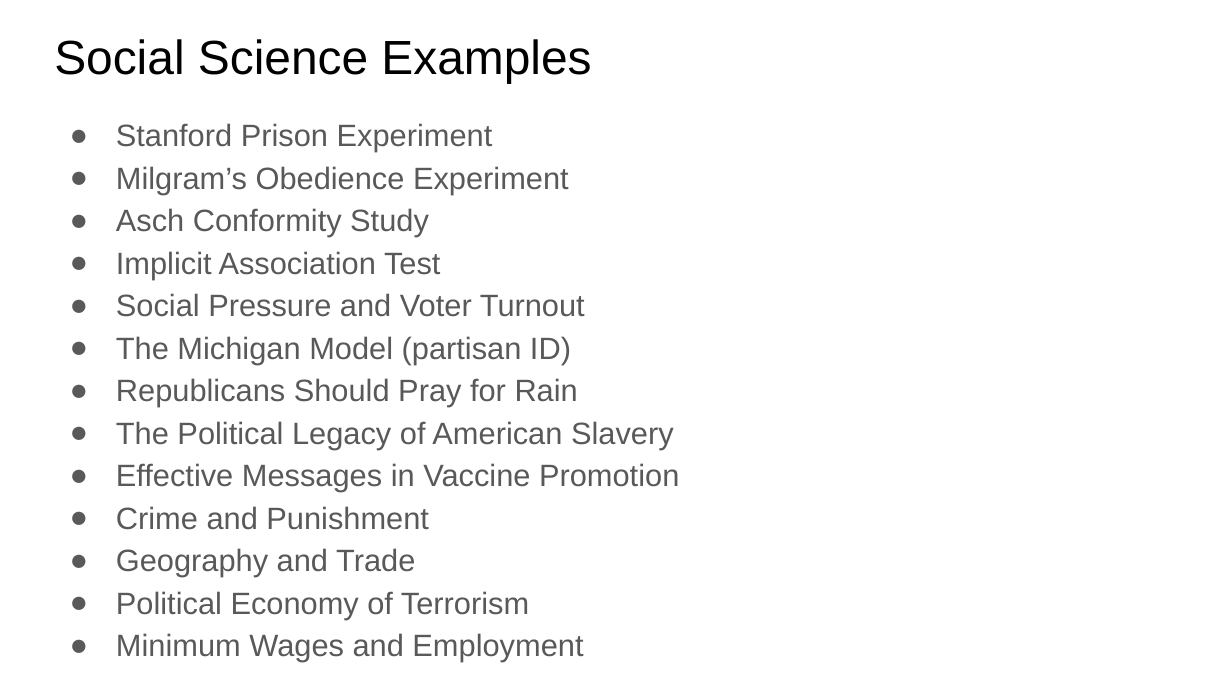
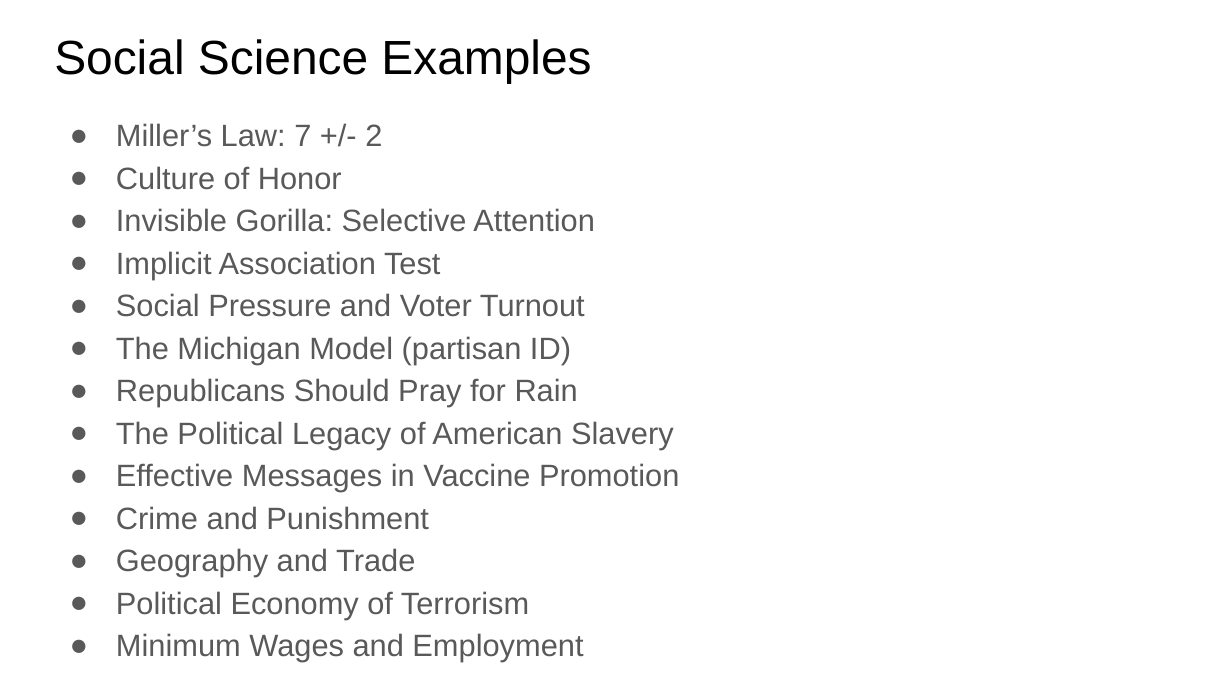
Before and after one commit to dssg/hitchhikers-guide, a slide deck: slide 22 of curriculum/3_modeling_and_machine_learning/quantitative-social-science/We're All Social Scientists Now.pptx (slide 19 before the commit). Drawn at 1232x693 pixels with LibreOffice and Linux fonts; fonts in the diff are those of the drawing. Boxes give left, top, right and bottom in pixels: in the first picture for what was removed or moved away, otherwise in the second. Text is boxed around its words. In the diff, an @@ line names an element or a change of style, - is before the commit and + after.

```diff
--- a/curriculum/3_modeling_and_machine_learning/quantitative-social-science/We're All Social Scientists Now.pptx
+++ b/curriculum/3_modeling_and_machine_learning/quantitative-social-science/We're All Social Scientists Now.pptx
@@ text at bbox=[116, 123, 595, 232]: text changed @@
-● Stanford Prison Experiment
-● Milgram’s Obedience Experiment
-● Asch Conformity Study
+● Miller’s Law: 7 +/- 2
+● Culture of Honor
+● Invisible Gorilla: Selective Attention
```
Also in this commit, not shown: 2 other slides changed, 3 slides added, 1 other file.
